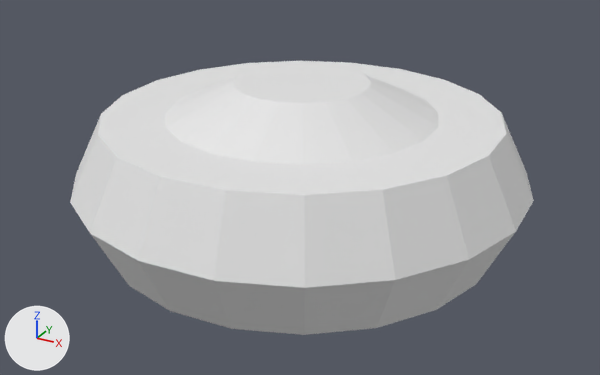
Two versions of the OBJ model blend/export/models/water-sprinkler-5x5_animated.obj, one commit apart.
One viewpoint serves both versions: a 50 mm lens placed at (0.455, -0.832, 1.411), pointed at (0.008, -0.019, 1.004). Arrows for +X, +Y and +Z are at lower left; the lights stay in place. The first picture is the older version. Where no turn or scale is listed for an object, it has been applied to the vertices.

Before the edit, the objects in view are built like this:
```python
me_animated_003 = bpy.data.meshes.new('animated.003')
me_animated_003.from_pydata(...)  # 100 vertices, 178 faces; spans x -0.276..0.276, y -0.276..0.276, z 0.939..1.131
ob_animated_003 = bpy.data.objects.new('animated.003', me_animated_003)
ob_animated_003.location = (0.0, 0.0, 0.0)
```
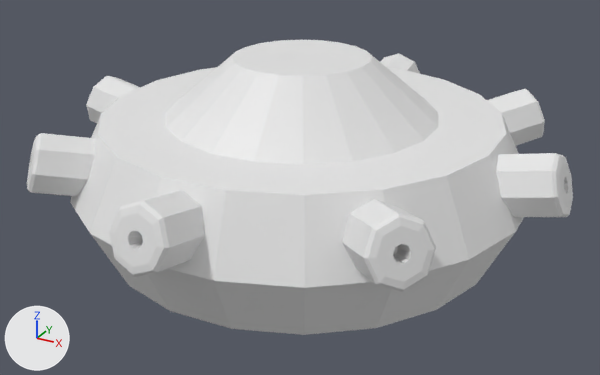
Edits to the bpy script that builds the scene:
```text
Change me_animated_003:
    used by ob_animated_003; location = (0.0, 0.0, 0.0)
    remove me_animated_003.from_pydata(...)  # 100 vertices, 178 faces; spans x -0.276..0.276, y -0.276..0.276, z 0.939..1.131
    add me_animated_003.from_pydata(...)  # 548 vertices, 994 faces; spans x -0.322..0.322, y -0.322..0.322, z 0.939..1.162
    me_animated_003 part 1: a new loose piece of 56 vertices spanning x -0.322..-0.177, y -0.035..0.035, z 1.001..1.098
    me_animated_003 part 2: a new loose piece of 56 vertices spanning x -0.244..-0.107, y -0.244..-0.107, z 1.001..1.098
    me_animated_003 part 3: a new loose piece of 56 vertices spanning x -0.035..0.035, y -0.322..-0.177, z 1.001..1.098
    me_animated_003 part 4: a new loose piece of 56 vertices spanning x 0.107..0.244, y -0.244..-0.107, z 1.001..1.098
    me_animated_003 part 5: a new loose piece of 56 vertices spanning x 0.177..0.322, y -0.035..0.035, z 1.001..1.098
    me_animated_003 part 6: a new loose piece of 56 vertices spanning x 0.107..0.244, y 0.107..0.244, z 1.001..1.098
    me_animated_003 part 7: a new loose piece of 56 vertices spanning x -0.035..0.035, y 0.177..0.322, z 1.001..1.098
    me_animated_003 part 8
    14 faces are deleted
    20 vertices in x -0.081..0.081, y -0.081..0.081, z 1.131 move by (0.0, 0.0, 0.031)
    14 new faces join them
    other edits to the shape of me_animated_003 do not show in these pictures
```

Where the change shows, as pixel boxes (x1, y1, x2, y2) in the pictures (600 x 375 px; the box of a moved part takes in the faces that stretch with it):
'animated.003', reshaped (18% wider, 8% taller)
    before: (70, 61, 534, 335)
    after: (27, 40, 573, 335)
part 1 of me_animated_003, added
    after: (86, 76, 140, 123)
part 2 of me_animated_003, added
    after: (27, 133, 96, 196)
part 3 of me_animated_003, added
    after: (109, 190, 205, 277)
part 4 of me_animated_003, added
    after: (342, 199, 436, 292)
part 5 of me_animated_003, added
    after: (496, 153, 573, 217)
part 6 of me_animated_003, added
    after: (487, 89, 545, 146)
part 7 of me_animated_003, added
    after: (380, 53, 420, 74)
part 8 of me_animated_003, moved or reshaped
    before: (165, 63, 439, 165)
    after: (165, 40, 439, 165)
